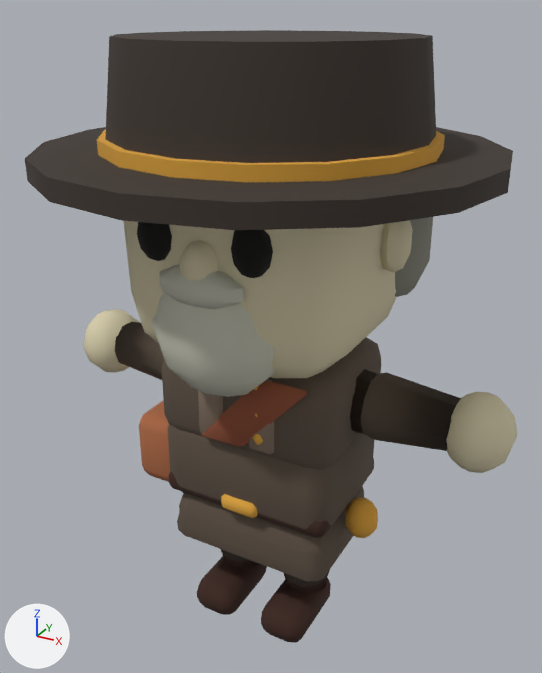
Two versions of the glTF model assets/folk/Merchant.glb, one commit apart.
Camera for both pictures: a camera (50 mm lens) standing at (1.34, -2.45, 2.55) and looking at (-0.02, 0.01, 1.32). The axes (+X, +Y, +Z) are drawn at lower left. The lights are the same throughout. The picture after the commit comes second. Vertices at exactly the same position are counted once.

Before the edit, the objects in view are built like this:
```python
me_merchant_022 = bpy.data.meshes.new('Merchant.022')
me_merchant_022.from_pydata(...)  # 1626 vertices, 3084 faces; spans x -0.98..0.98, y -0.88..0.83, z 0.0..2.46
me_merchant_022.materials.append(mat_кожа)  # beige #dcd2b0
me_merchant_022.materials.append(mat_соль_тень)  # grey #8a8a7e
me_merchant_022.materials.append(mat_мрак)  # black #0e0d0a
me_merchant_022.materials.append(mat_соль_свет)  # light grey #c6c6b6
me_merchant_022.materials.append(mat_сукно_тень)  # brown #3c332c
me_merchant_022.materials.append(mat_латунь)  # orange #dfa53c
me_merchant_022.materials.append(mat_сукно)  # brown #5c4f43
me_merchant_022.materials.append(mat_земля_тень)  # brown #3b2016
me_merchant_022.materials.append(mat_сукно_свет)  # brown #847263
me_merchant_022.materials.append(mat_дерево_тень)  # brown #8f4e33
me_merchant_022.materials.append(mat_дерево)  # brown #b06b45
ob_merchant = bpy.data.objects.new('Merchant', me_merchant_022)
ob_merchant.location = (0.0, 0.0, 0.0)
```
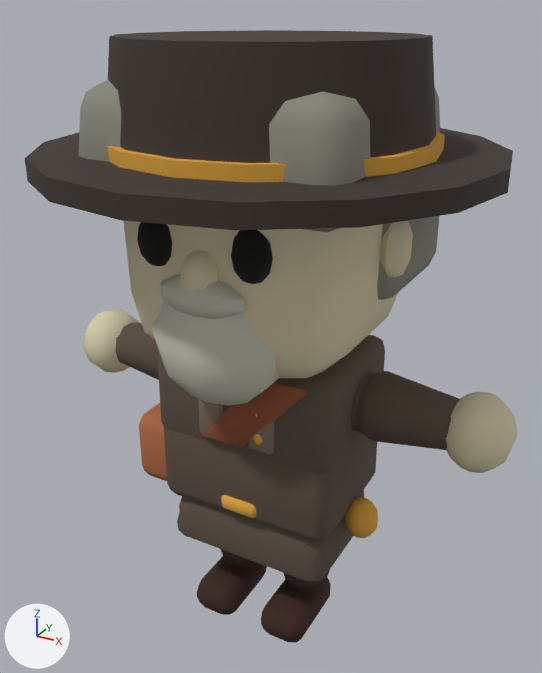
What the commit changed:
me_merchant_022 is used by ob_merchant; location (0.0, 0.0, 0.0).
me_merchant_022 had 1626 vertices, 3084 faces and spanned x -0.98..0.98, y -0.88..0.83, z 0.0..2.46.
me_merchant_022 now has 1634 vertices, 3104 faces and spans x -0.98..0.98, y -0.88..0.83, z 0.0..2.46.
me_merchant_022 part 1: the loose piece of 34 vertices spanning x 0.44..0.55, y -0.1..0.06, z 1.68..1.91 is moved by (0.0, 0.0, -0.02).
me_merchant_022 part 2: the loose piece of 34 vertices spanning x -0.06..0.06, y -0.57..-0.43, z 1.69..1.86 is moved by (0.0, 0.0, -0.03).
me_merchant_022 part 3: the loose piece of 42 vertices spanning x 0.11..0.26, y -0.54..-0.42, z 1.75..1.95 is moved by (0.0, 0.0, -0.02).
me_merchant_022 part 4: the loose piece of 42 vertices spanning x -0.26..-0.11, y -0.54..-0.42, z 1.75..1.95 is moved by (0.0, 0.0, -0.02).
me_merchant_022 part 5: the loose piece of 52 vertices spanning x -0.25..0.25, y -0.59..-0.22, z 1.26..1.75 is moved by (0.0, 0.0, -0.04).
me_merchant_022 part 6: the loose piece of 34 vertices spanning x -0.17..0.17, y -0.58..-0.43, z 1.63..1.77 is moved by (0.0, 0.0, -0.03).
me_merchant_022 part 7: the loose piece of 56 vertices spanning x -0.52..0.52, y 0.05..0.48, z 1.47..2.07 is rebuilt with 56 vertices and now spans x -0.52..0.52, y -0.1..0.5, z 1.56..2.01.
me_merchant_022 part 8: the loose piece of 56 vertices spanning x -0.4..0.4, y -0.3..0.3, z 0.9..1.31 is rebuilt with 56 vertices and now spans x -0.4..0.4, y -0.3..0.3, z 0.9..1.31.
me_merchant_022 part 9: a new loose piece of 56 vertices spanning x -0.51..0.51, y -0.54..0.49, z 1.93..2.33, in mat_соль_тень (grey #8a8a7e).
me_merchant_022 part 10: a new loose piece of 56 vertices spanning x -0.39..0.39, y -0.29..0.29, z 0.6..1.06, in mat_сукно (brown #5c4f43).
me_merchant_022 part 11: 6 vertices moved from x -0.62..0.36, y -0.27..0.27, z 0.69..1.12 to x -0.61..0.36, y -0.27..0.27, z 0.69..1.12; 56 vertices removed from x -0.38..0.38, y -0.29..0.29, z 0.6..1.02.
Other edits to the shape of me_merchant_022 do not show in these pictures.

Location of each change, [x1, y1, x2, y2] in pixels of the pictures (542 x 673 px; the box of a moved part takes in the faces that stretch with it):
part 1 of me_merchant_022, moved or reshaped: before [380, 220, 413, 272]; after [379, 220, 413, 278]
part 2 of me_merchant_022, moved or reshaped: before [180, 240, 218, 281]; after [180, 251, 218, 291]
part 3 of me_merchant_022, moved or reshaped: before [231, 230, 273, 278]; after [231, 230, 273, 284]
part 4 of me_merchant_022, moved or reshaped: before [137, 222, 172, 261]; after [137, 222, 172, 266]
part 5 of me_merchant_022, moved or reshaped: before [152, 293, 275, 397]; after [152, 303, 280, 405]
part 6 of me_merchant_022, moved or reshaped: before [159, 265, 244, 309]; after [160, 275, 244, 319]
part 7 of me_merchant_022, rebuilt: before [395, 217, 433, 297]; after [377, 216, 439, 300]
part 8 of me_merchant_022, rebuilt: before [162, 337, 381, 470]; after [158, 335, 385, 475]
part 9 of me_merchant_022, added: after [78, 80, 440, 233]
part 10 of me_merchant_022, added (brown): after [164, 427, 377, 542]
part 11 of me_merchant_022, built on: before [115, 338, 374, 536]; after [115, 338, 160, 379]
